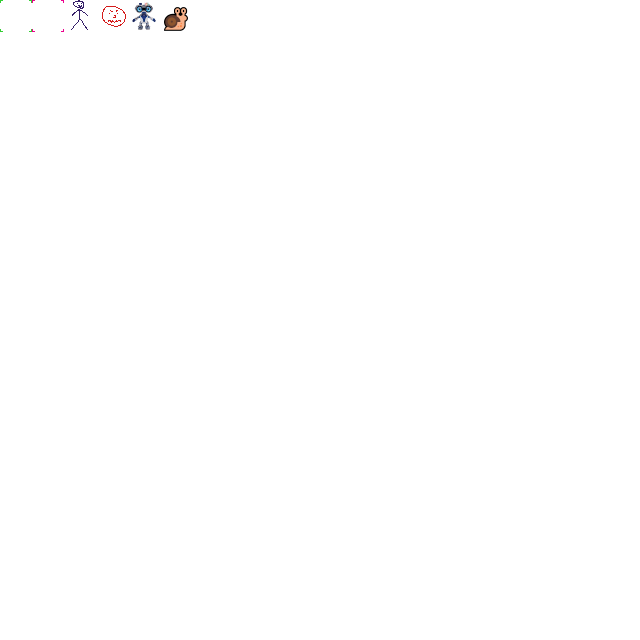
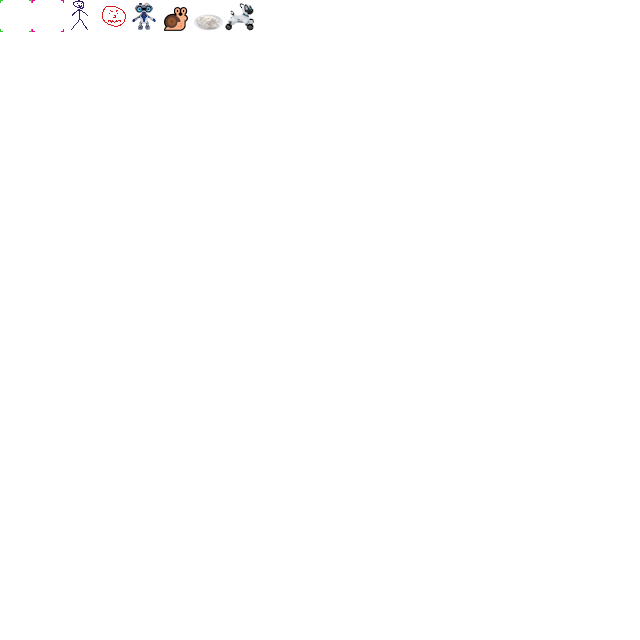
Comparing the layer stacks of the two 640 × 640 images. Changes:
added layer "Pasted Layer" above "snail" over [194, 14, 223, 31]
added layer "spot" above "background #1" over [225, 3, 254, 31]
